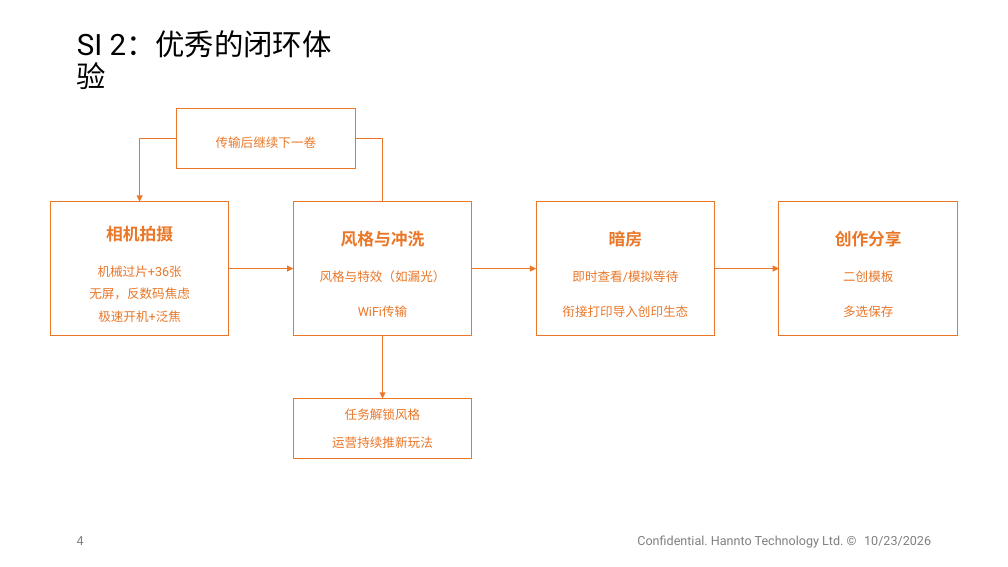
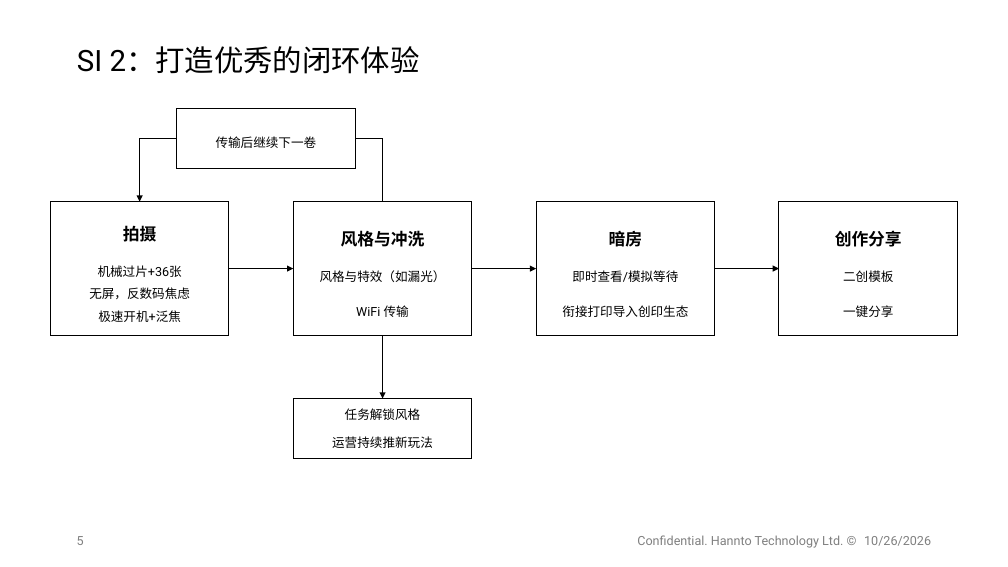
Before and after one commit to shengnanxiang/code_aiken, a slide deck: slide 5 of 极印版 aiken/AiKen_JY_SI^0DO_261026.pptx (slide 4 before the commit). Drawn at 1008x567 pixels with LibreOffice and Linux fonts; fonts in the diff are those of the drawing; background and template pictures are left out. Boxes give left, top, right and bottom in pixels: in the first picture for what was removed or moved away, otherwise in the second. Text is boxed around its words. In the diff, an @@ line names an element or a change of style, - is before the commit and + after.

```diff
--- a/极印版 aiken/AiKen_JY_SI^0DO_261026.pptx
+++ b/极印版 aiken/AiKen_JY_SI^0DO_261026.pptx
@@ title at (77, 46, 420, 74): text changed @@
-SI 2：优秀的闭环体验
+SI 2：打造优秀的闭环体验
@@ text colour #EA7728 to #000000; outline #EA7728 0.75 pt to #000000 0.75 pt in 3 elements at (536, 202, 715, 336), (293, 399, 472, 458), (177, 109, 355, 169) @@
@@ elbow arrow (177, 138) - (140, 202): stroke #EA7728 1.5 pt to #000000 1 pt @@
@@ elbow line (383, 202) - (355, 138): stroke #EA7728 1.5 pt to #000000 1 pt @@
@@ outline #EA7728 0.75 pt to #000000 0.75 pt in 3 elements at (51, 202, 229, 336), (293, 202, 472, 336), (779, 202, 957, 336) @@
@@ text in rounded rectangle at (123, 223, 157, 245): text changed; text colour #EA7728 to #000000 @@
-相机拍摄
+拍摄
@@ text in rounded rectangle at (320, 230, 446, 282): text colour #EA7728 to #000000 in "风格与冲洗", "风格与特效（如漏光）" @@
@@ text in rounded rectangle at (835, 230, 902, 282): text colour #EA7728 to #000000 in "创作分享", "二创模板" @@
@@ text in rounded rectangle at (89, 265, 190, 322): text colour #EA7728 to #000000 @@
@@ arrow (229, 268) - (293, 268): stroke #EA7728 1.5 pt to #000000 1 pt @@
@@ arrow (472, 268) - (536, 268): stroke #EA7728 1.5 pt to #000000 1 pt @@
@@ arrow (715, 268) - (779, 268): stroke #EA7728 1.5 pt to #000000 1 pt @@
@@ text in rounded rectangle at (356, 305, 409, 317): text changed; text colour #EA7728 to #000000 @@
-WiFi传输
+WiFi 传输
@@ text in rounded rectangle at (843, 305, 893, 317): text changed; text colour #EA7728 to #000000 @@
-多选保存
+一键分享
@@ arrow (383, 336) - (383, 399): stroke #EA7728 1.5 pt to #000000 1 pt @@
@@ page number at (77, 536, 84, 545): text changed @@
-4
+5
@@ text at (637, 535, 931, 548): text changed @@
-Confidential. Hannto Technology Ltd. © 10/23/2026
+Confidential. Hannto Technology Ltd. © 10/26/2026
```
Also in this commit, not shown: 13 other slides changed, 3 slides added, 1 slide removed, 2 other files.
